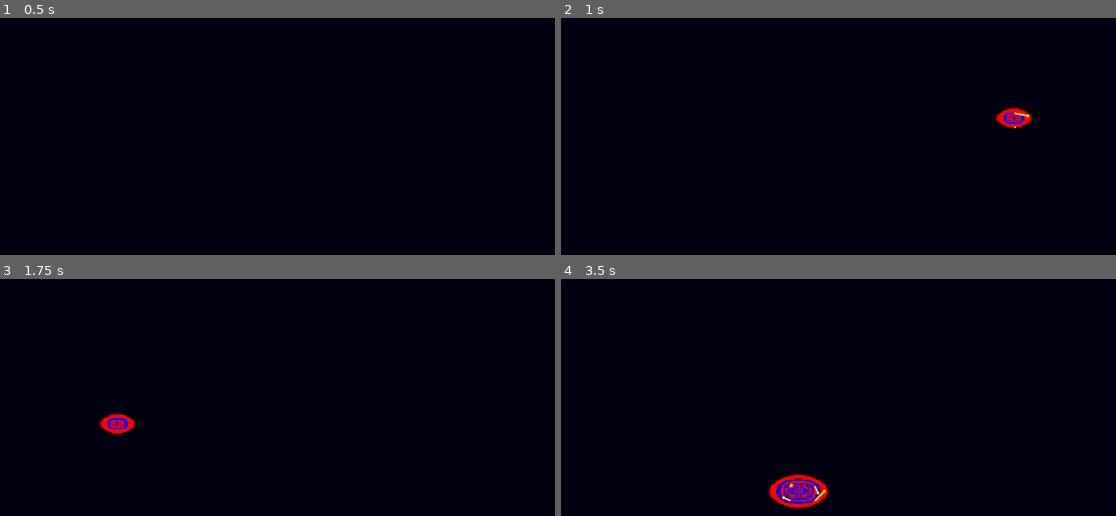
Above: before the commit, frames 1-4 (two rows, left to right).
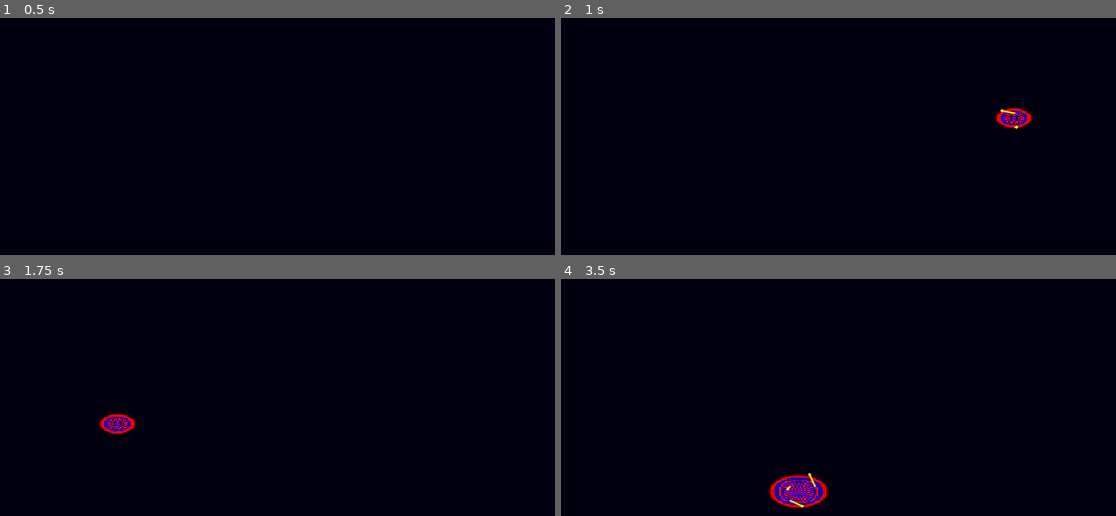
Above: after the commit, the same moments.

Repository: mjXmsdgh/Maxwellsequations
Game: Godot game, scene res://scene/main.tscn
Same seed, same stepped clock (60 frames per second), same inputs: the game is played once before the commit and once after it. The project has no main scene, so this scene is started directly.
Inputs (mouse positions are in pixels of both pictures, inside the frame that each line leads up to):
- Up to frame 1 (0.5 s): no input
- Up to frame 2 (1 s): tap Enter at 0.5 s; move the mouse to (1016, 117) at 0.52 s; tap R at 0.6 s; click (1016, 117) at 0.67 s
- Up to frame 3 (1.75 s): move the mouse to (116, 423) at 1.27 s; tap R at 1.35 s; click (116, 423) at 1.42 s
- Up to frame 4 (3.5 s): move the mouse to (916, 302) at 2.02 s; tap R at 2.1, 2.85 s; click (916, 302) at 2.17 s; move the mouse to (799, 492) at 2.77 s; click (799, 492) at 2.92 s

Frame 1 is identical in both runs. In frame 2, 0.3% of the frame differs, in the area x 78-85%, y 37-47%; in frame 3, 0.3%; in frame 4, 1.0%, in the area x 37-49%, y 81-97%.

Commit message:
Add source on mouse click event instead of every frame
Moved the logic for adding a wave source from the _physics_process loop to the _input event handler. Now, a source is added only when the left mouse button is pressed, preventing multiple sources from being added continuously while the button is held down.

Diff:
--- a/script/main_controller.gd
+++ b/script/main_controller.gd
@@ -40,13 +40,6 @@
 	# 1. 毎フレーム、計算を1ステップ進めるようエンジンに命令する
 	engine.step(delta)
 
-	# 2. マウスの左ボタンが「押されている」状態かを毎フレームチェックする
-	if Input.is_mouse_button_pressed(MOUSE_BUTTON_LEFT):
-		var grid_pos = get_mouse_grid_pos()
-		if grid_pos != FDTDSimulator.INVALID_GRID_POS:
-			# グリッド座標に波源を追加するようエンジンに命令する
-			engine.add_source(grid_pos.x, grid_pos.y, 5.0) # 強さは仮に5.0
-			# print("Source added at grid position ", grid_pos) # 毎フレーム出力されるためコメントアウト推奨
 
 	# # --- デバッグ用: 計算結果の発散をチェック ---
 	# # PackedFloat32Arrayにはmin()/max()がないため、手動で値を探します。
@@ -76,6 +69,13 @@
 
 # 何か入力があったときに呼ばれる
 func _input(event):
+	# マウスの左ボタンが「押された」瞬間に一度だけ波源を追加する
+	if event is InputEventMouseButton and event.pressed and event.button_index == MOUSE_BUTTON_LEFT:
+		var grid_pos = get_mouse_grid_pos()
+		if grid_pos != FDTDSimulator.INVALID_GRID_POS:
+			engine.add_source(grid_pos.x, grid_pos.y, 5.0) # 強さは仮に5.0
+			print("MainController: Source added at grid position ", grid_pos)
+
 	# Rキーによるリセット処理はイベントベースのまま残す
 	if event is InputEventKey and event.pressed and not event.is_echo():
 		if event.keycode == KEY_R:
